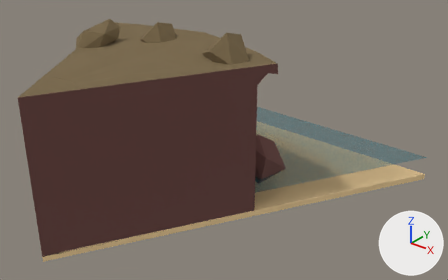
A saved change to the Blender file public/assets/tiles.blend.
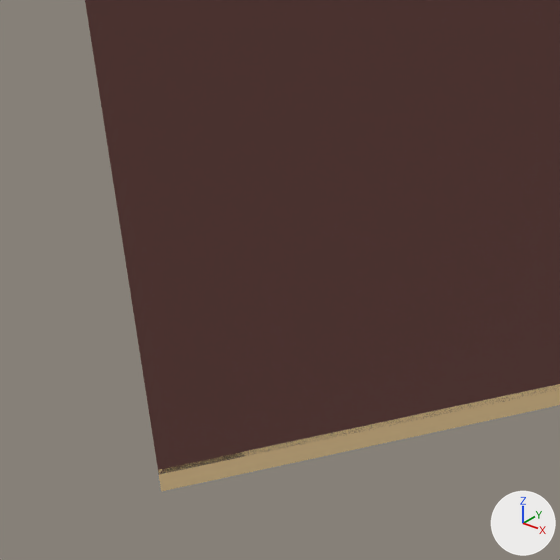
Each version is shown whole from a 50 mm lens placed at (0.993, -0.613, 0.735), pointed at (0.123, 0.474, 0.061), then close up on the part from 0% to 33% of the width and 47% to 100% of the height. Lighting does not change. The marker at lower right points along +X, +Y and +Z.

The scene before the commit, as lines of its bpy script (objects in view):
```python
me_circle_024 = bpy.data.meshes.new('Circle.024')
me_circle_024.from_pydata(...)  # 15 vertices, 21 faces; spans x -0.5..0.5, y 0.0..0.866, z 0.0..0.02
me_circle_024.materials.append(mat_sand)  # beige #fddca5
me_cylinder_012 = bpy.data.meshes.new('Cylinder.012')
me_cylinder_012.from_pydata(...)  # 72 vertices, 56 faces; spans x -0.0341..0.0326, y -0.0397..0.0301, z 0.0195..0.1295
me_cylinder_012.materials.append(mat_tree)  # dark green #2b331f
me_cylinder_017 = bpy.data.meshes.new('Cylinder.017')
me_cylinder_017.from_pydata(...)  # 89 vertices, 69 faces; spans x -0.275..0.275, y 0.0..0.569, z -0.082..0.297
# faces by material slot: [32, 37]
me_cylinder_017.materials.append(mat_stone)  # brown #724c47
me_cylinder_017.materials.append(mat_top)  # brown #7d6c4f
ob_hill8 = bpy.data.objects.new('hill8', me_cylinder_017)
ob_hill8.location = (0.0, 0.0, 0.0)
ob_sand8 = bpy.data.objects.new('sand8', me_circle_024)
ob_sand8.location = (0.0, 0.0, -0.09)
ob_tree = bpy.data.objects.new('tree', me_cylinder_012)
ob_tree.location = (0.0, 0.0, 0.0)
ob_tree.hide_set(True)  # its collection is switched off
```
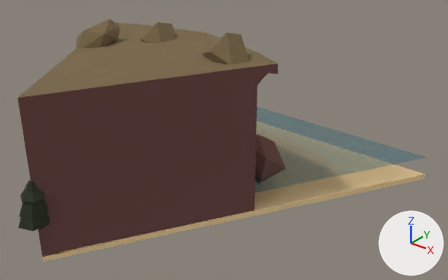
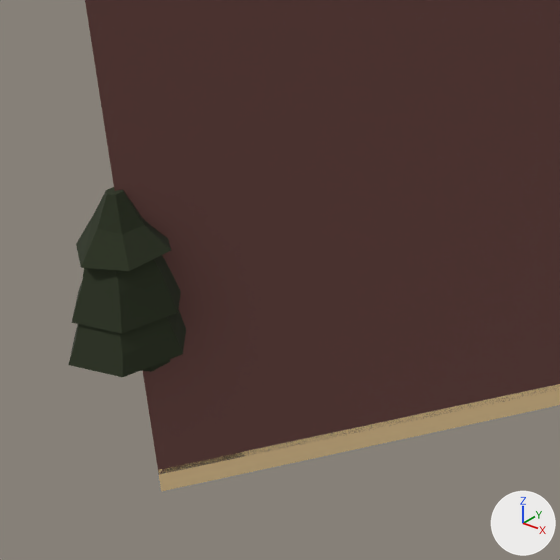
Pixel boxes [x1, y1, x2, y2] of what changed, in the close-ups (560 x 560 px):
'tree', shown: after [69, 187, 186, 377]

The edits, one by one:
me_cylinder_012 has 72 vertices, 56 faces and spans x -0.0341..0.0326, y -0.0397..0.0301, z 0.0195..0.1295.
me_cylinder_012 is used by ob_tree; location (0.0, 0.0, 0.0).
me_cylinder_012 part 1: the whole mesh is moved by (0.0, 0.0, -0.0195).
Object 'tree' (ob_tree) is now shown.
